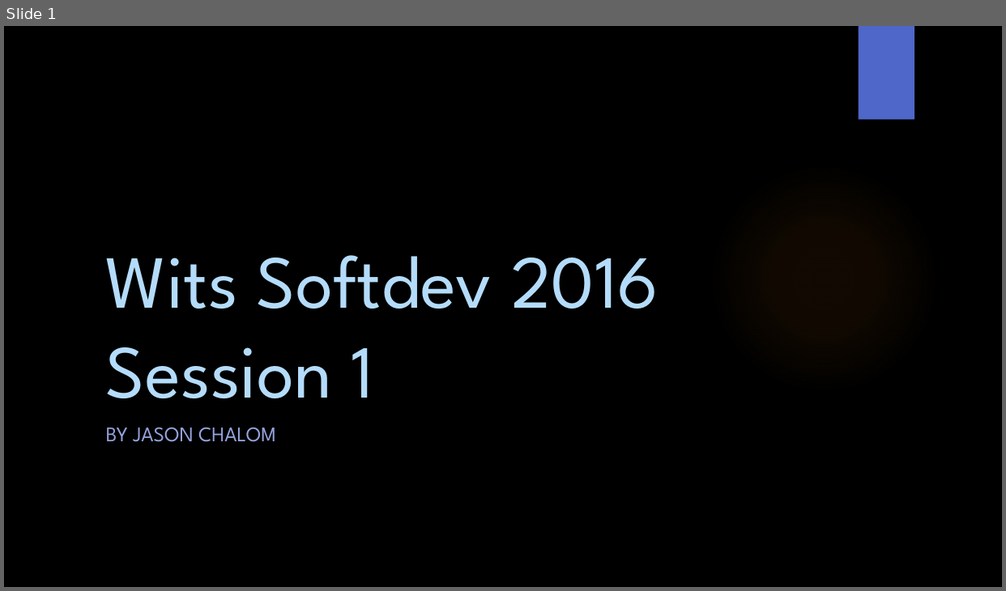
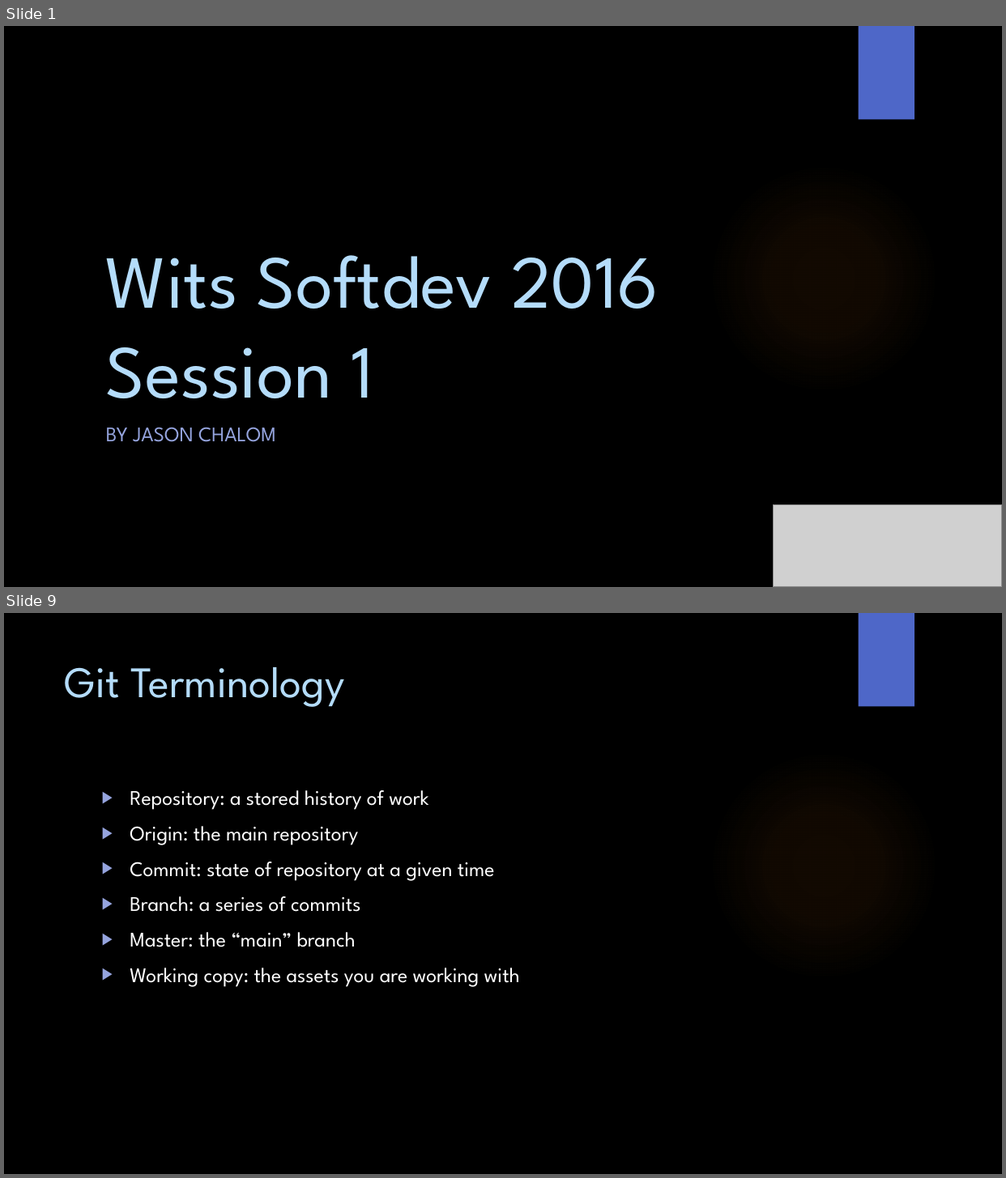
Before and after one commit to WitsSoftDev/SoftDev2016, a slide deck: Session 1/Softdev Session 1 2016.pptx. Shown one above the other, each under a label of ours: slide 1 before the commit, slides 1 and 9 after it; the slides between them are not shown. The pictures are 1006x591 and 1006x1178 pixels, drawn with LibreOffice and Linux fonts; fonts in the diff are those of the drawing; grey boxes stand for pictures; background and template pictures are left out. Boxes give left, top, right and bottom in pixels: in the first picture for what was removed or moved away, otherwise in the second. Text is boxed around its words. In the diff, an @@ line names an element or a change of style, - is before the commit and + after.

```diff
--- a/Session 1/Softdev Session 1 2016.pptx
+++ b/Session 1/Softdev Session 1 2016.pptx
@@ slide 9 added at <box>4,613,1002,1174</box>, background picture (left out); not listed: 2 template elements that a slide beside it also shows @@
@@ title added at <box>65,667,345,707</box>, 42 pt, text #B4DCFA @@
+Git Terminology
@@ text added at <box>130,790,520,987</box>, 20 pt, text #FFFFFF @@
+▶ Repository: a stored history of work
+▶ Origin: the main repository
+▶ Commit: state of repository at a given time
+▶ Branch: a series of commits
+▶ Master: the “main” branch
+▶ Working copy: the assets you are working with
@@ slide 1 changed as well @@
@@ picture added at <box>773,506,1002,587</box> @@
```
Also in this commit, not shown: 1 other slide changed, 13 other slides added, 1 slide removed.
